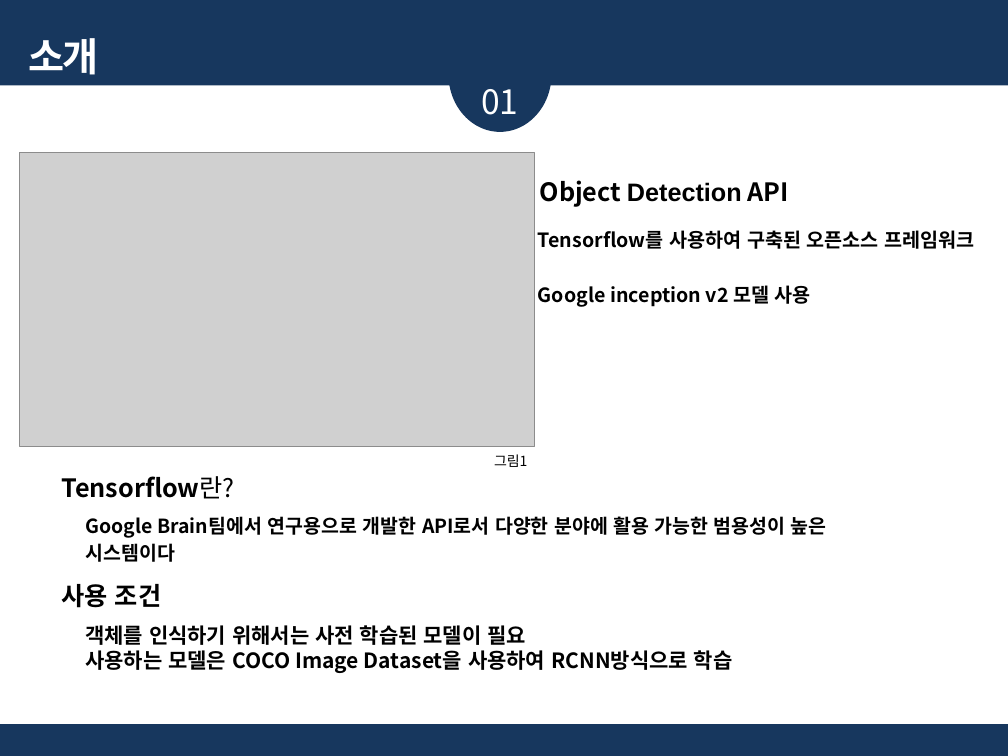
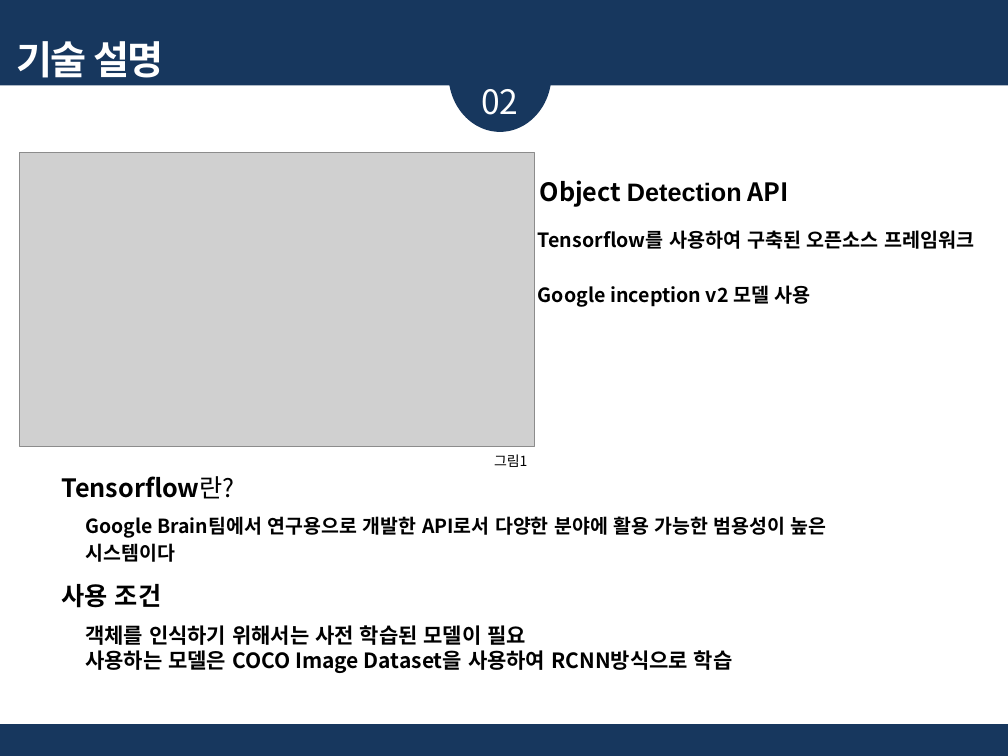
Before and after one commit to jinujeon/ICE_CAP, a slide deck: slide 4 of Docs/201402750 임광효/기술발표_프린트용_201402750_임광효.pptx. Drawn at 1008x756 pixels with LibreOffice and Linux fonts; fonts in the diff are those of the drawing; grey boxes stand for pictures. Boxes give left, top, right and bottom in pixels: in the first picture for what was removed or moved away, otherwise in the second. Text is boxed around its words. In the diff, an @@ line names an element or a change of style, - is before the commit and + after.

```diff
--- a/Docs/201402750 임광효/기술발표_프린트용_201402750_임광효.pptx
+++ b/Docs/201402750 임광효/기술발표_프린트용_201402750_임광효.pptx
@@ text at box(17, 41, 163, 78): text changed @@
-소개
+기술 설명
@@ text at box(481, 89, 518, 115): text changed @@
-01
+02
```
Also in this commit, not shown: 2 other slides changed, 3 slides removed.
